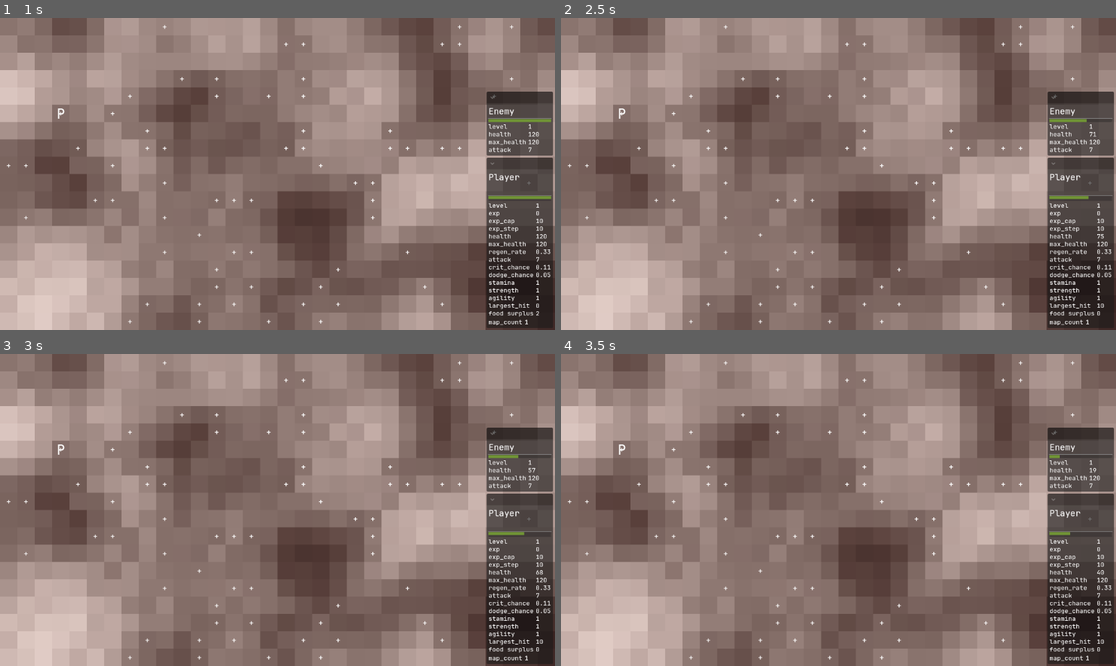
Above: before the commit, frames 1-4 (two rows, left to right).
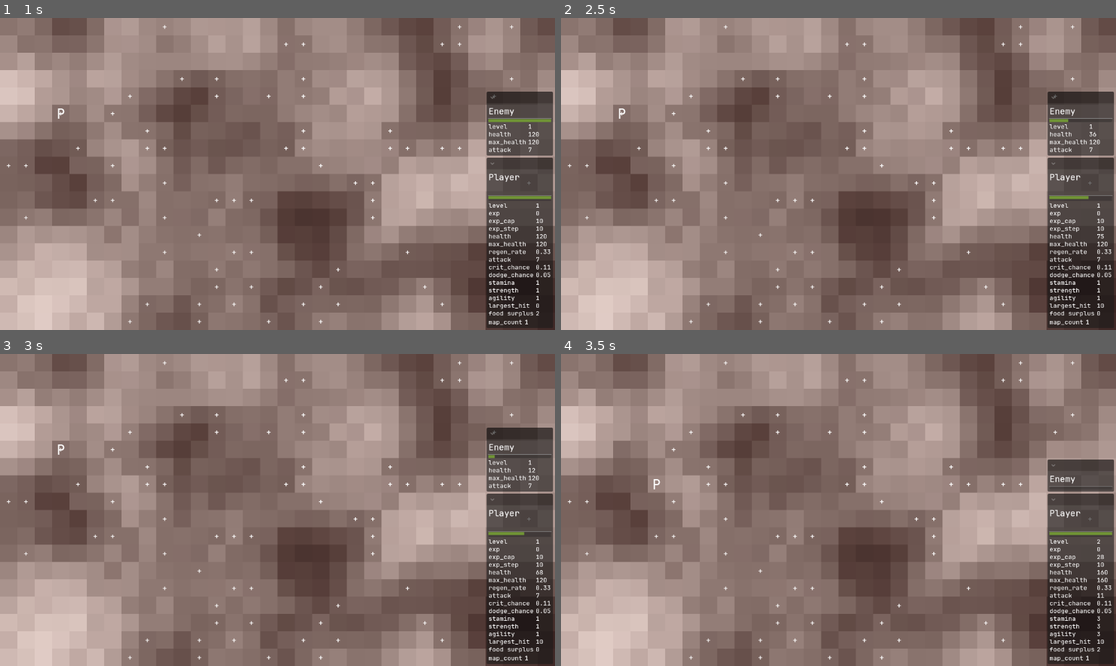
Above: after the commit, the same moments.

Repository: crystalfiction/rpg-simulator
Game: Godot game, scene res://src/controllers/world/world_controller.tscn
Same seed, same stepped clock (60 frames per second), same inputs: the game is played once before the commit and once after it.
Inputs:
- Up to frame 1 (1 s): hold C (world_continue) from 0.53 s (still down)
- Up to frame 2 (2.5 s): release C (world_continue) at 1.28 s; tap - (world_tick_dec) at 1.35 s; tap Enter at 2 s; hold = (world_tick_inc) from 2.03 s (still down)
- Up to frame 3 (3 s): tap C (world_continue) at 2.75, 2.85 s; release = (world_tick_inc) at 2.78 s
- Up to frame 4 (3.5 s): no input

Frame 1 is identical in both runs. In frame 2, less than 0.1% of the frame differs, in the area x 91-97%, y 32-39%; in frame 3, less than 0.1%; in frame 4, 1.7%, in the area x 10-100%, y 23-96%.

Commit message:
fixed entity class structure + added some weapons

Diff:
--- a/src/controllers/entities/entity_controller.gd
+++ b/src/controllers/entities/entity_controller.gd
@@ -82,6 +82,17 @@
 	var src_crit_bonus = attack.src.data.stats.crit_bonus
 	var target_health = attack.target.data.stats.health
 	var target_dodge = attack.target.data.stats.dodge_chance
+
+	var weapon_equipped = false
+	var equipped_weapon = null
+	if attack.src is Player:
+		weapon_equipped = attack.src.data.inventory.equipped.weapon != null
+		if weapon_equipped:
+			# calculate attack damage factoring weapon
+			equipped_weapon = attack.src.data.inventory.equipped.weapon
+			var weapon_bonus = equipped_weapon.data.stats.damage
+			src_attack += weapon_bonus
+
 	# evaluate if enemy attack is hit
 	var r = randf_range(0, 1)
 	# if random number r is below hit threshold
@@ -145,7 +156,8 @@
 		else:
 			FileLogger.log_message(self ,
 				attack.src.name + " " + result + " " + attack.target.name + " for " +
-				str(src_attack) + " with " + str(attack.get_attack_type_string()) + " attack",
+				str(src_attack) + " with " + str(attack.get_attack_type_string()) + " attack" +
+				(" using " + equipped_weapon.get_weapon_class_string() if weapon_equipped else ""),
 			"COMBAT")
 
 	# flag action complete
--- a/src/controllers/entities/player/player_controller.gd
+++ b/src/controllers/entities/player/player_controller.gd
@@ -138,7 +138,7 @@
 func _init_player_entity():
 	var world_controller = self.world.data.controller
 	# create new player scene
-	var new_player = Player.new().init_scene()
+	var new_player = BaseClass.new().init_scene()
 	# metadata
 	new_player.data.uid = world_controller.uid_ref
 	new_player.data.world = self.world
@@ -166,6 +166,10 @@
 	# TODO: account for multiple players
 	# initialize the player entity as scene
 	_init_player_entity()
+
+	# TODO: give player weapon
+	var new_weapon = Sword.new()
+	self.player.data.inventory.equipped.weapon = new_weapon
 
 	# update player entity reference
 	self.world.data.player = self.player
--- a/src/entities/entity.gd
+++ b/src/entities/entity.gd
@@ -7,6 +7,7 @@
     TILE,
     PLAYER,
     ENEMY,
+    ITEM,
 }
 
 var data: Dictionary = {
--- /dev/null
+++ b/src/entities/items/equipment/equipment.gd
@@ -0,0 +1,19 @@
+class_name Equipment extends Item
+
+# components
+var Slot: EquipmentSlot
+enum EquipmentSlot {
+	WEAPON,
+	ARMOR
+}
+
+var equipment_data = {
+	"slot": Slot
+}
+
+## initializes the entity data
+func _init() -> void:
+	self.Use = ItemUse.EQUIP
+	super ()
+	for k in self.equipment_data:
+		self.data[k] = equipment_data[k]
--- /dev/null
+++ b/src/entities/items/equipment/weapons/bow.gd
@@ -0,0 +1,19 @@
+class_name Bow extends Weapon
+
+# components
+var bow_data = {
+	"stats": {
+		"damage": 5
+	}
+}
+
+## initializes the entity data
+func _init() -> void:
+	self.Class = WeaponClass.BOW
+	super ()
+	for k in self.bow_data:
+		if k is Dictionary:
+			for k_n in self.bow_data[k]:
+				self.data[k][k_n] = bow_data[k][k_n]
+		else:
+			self.data[k] = bow_data[k]
--- /dev/null
+++ b/src/entities/items/equipment/weapons/staff.gd
@@ -0,0 +1,19 @@
+class_name Staff extends Weapon
+
+# components
+var staff_data = {
+	"stats": {
+		"damage": 5
+	}
+}
+
+## initializes the entity data
+func _init() -> void:
+	self.Class = WeaponClass.STAFF
+	super ()
+	for k in self.staff_data:
+		if k is Dictionary:
+			for k_n in self.staff_data[k]:
+				self.data[k][k_n] = staff_data[k][k_n]
+		else:
+			self.data[k] = staff_data[k]
--- /dev/null
+++ b/src/entities/items/equipment/weapons/sword.gd
@@ -0,0 +1,19 @@
+class_name Sword extends Weapon
+
+# components
+var sword_data = {
+	"stats": {
+		"damage": 5
+	}
+}
+
+## initializes the entity data
+func _init() -> void:
+	self.Class = WeaponClass.SWORD
+	super ()
+	for k in self.sword_data:
+		if k is Dictionary:
+			for k_n in self.sword_data[k]:
+				self.data[k][k_n] = sword_data[k][k_n]
+		else:
+			self.data[k] = sword_data[k]
--- /dev/null
+++ b/src/entities/items/equipment/weapons/weapon.gd
@@ -0,0 +1,28 @@
+class_name Weapon extends Equipment
+
+# components
+var Class: WeaponClass
+enum WeaponClass {
+	SWORD,
+	BOW,
+	STAFF,
+}
+
+var weapon_data = {
+	"class": Class,
+	"stats": {
+		"damage": 0,
+	}
+}
+
+
+func get_weapon_class_string() -> String:
+	var key = WeaponClass.find_key(self.Class)
+	return key
+
+## initializes the entity data
+func _init() -> void:
+	self.Slot = EquipmentSlot.WEAPON
+	super ()
+	for k in self.weapon_data:
+		self.data[k] = weapon_data[k]
--- /dev/null
+++ b/src/entities/items/item.gd
@@ -0,0 +1,18 @@
+class_name Item extends Entity
+
+# components
+var Use: ItemUse
+enum ItemUse {
+    EQUIP,
+}
+
+var item_data = {
+    "use": Use,
+}
+
+
+## initializes the entity data
+func _init() -> void:
+	self.Type = EntityType.ITEM
+	for k in self.item_data:
+		self.data[k] = item_data[k]
--- /dev/null
+++ b/src/entities/player/classes/base_class.gd
@@ -0,0 +1,36 @@
+class_name BaseClass extends Player
+
+# components
+var class_data: Dictionary = {
+	"stats": {
+		"level": 0,
+		"exp": 0,
+		"exp_cap": 0,
+		"exp_step": 0,
+		"health": 0,
+		"max_health": 0,
+		"base_health": 100,
+		"regen_rate": 0.33,
+		"attack": 0,
+		"base_attack": 5,
+		"hit_chance": 0.66,
+		"crit_chance": 0.11,
+		"crit_bonus": 1.50,
+		"dodge_chance": 0.05,
+		"stamina": 0,
+		"strength": 0,
+		"agility": 0,
+		"largest_hit": 0,
+	},
+}
+
+## initializes the entity data
+func _init() -> void:
+	self.Class = PlayerClass.BASE
+	super ()
+	for k in self.class_data:
+		if k is Dictionary:
+			for k_n in self.class_data[k]:
+				self.data[k][k_n] = class_data[k][k_n]
+		else:
+			self.data[k] = class_data[k]
--- a/src/entities/player/player.gd
+++ b/src/entities/player/player.gd
@@ -1,30 +1,19 @@
 class_name Player extends Entity
 
+# refs
+var init_player: Resource = preload("res://src/entities/player/player.tscn")
+
 # components
-var init_player: Resource = preload("res://src/entities/player/player.tscn")
-var init_data: Dictionary = {
+var Class: PlayerClass
+enum PlayerClass {
+	BASE
+}
+
+var player_data: Dictionary = {
 	"world": "",
 	"grid_idx": Vector2i(0, 0),
-	"stats": {
-		"level": 0,
-		"exp": 0,
-		"exp_cap": 0,
-		"exp_step": 0,
-		"health": 0,
-		"max_health": 0,
-		"base_health": 100,
-		"regen_rate": 0.33,
-		"attack": 0,
-		"base_attack": 5,
-		"hit_chance": 0.66,
-		"crit_chance": 0.11,
-		"crit_bonus": 1.50,
-		"dodge_chance": 0.05,
-		"stamina": 0,
-		"strength": 0,
-		"agility": 0,
-		"largest_hit": 0,
-	},
+	"class": Class,
+	"stats": {},
 	"actions": {
 		"controller": "",
 		"action": null,
@@ -37,17 +26,22 @@
 	"encounters": {
 		"active": false,
 		"done": []
+	},
+	"inventory": {
+		"equipped": {
+			"weapon": null,
+		},
 	}
 }
 
-
-## initializes the entity scene
+## initializes the entity as scene
 func init_scene() -> Sprite2D:
-	var new_scene = self.init_player.instantiate()
+	var new_scene: Sprite2D = self.init_player.instantiate()
+	new_scene.data = self.data
 	return new_scene
 
-## initializes the entity
+## initializes the entity data
 func _init() -> void:
 	self.Type = EntityType.PLAYER
-	for k in self.init_data:
-		self.data[k] = init_data[k]
+	for k in self.player_data:
+		self.data[k] = player_data[k]
Not shown, added: src/entities/items/equipment/equipment.gd.uid
Not shown, added: src/entities/items/equipment/weapons/bow.gd.uid
Not shown, added: src/entities/items/equipment/weapons/staff.gd.uid
Not shown, added: src/entities/items/equipment/weapons/sword.gd.uid
Not shown, added: src/entities/items/equipment/weapons/weapon.gd.uid
Not shown, added: src/entities/items/item.gd.uid
Not shown, added: src/entities/player/classes/base_class.gd.uid
